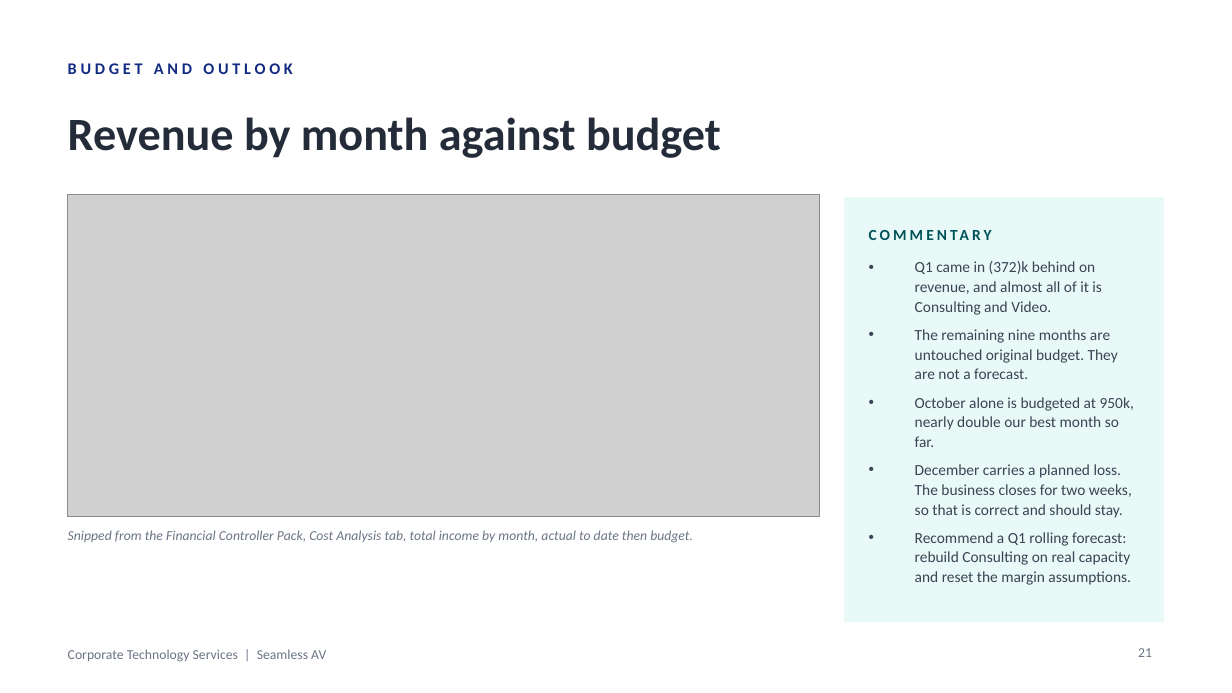
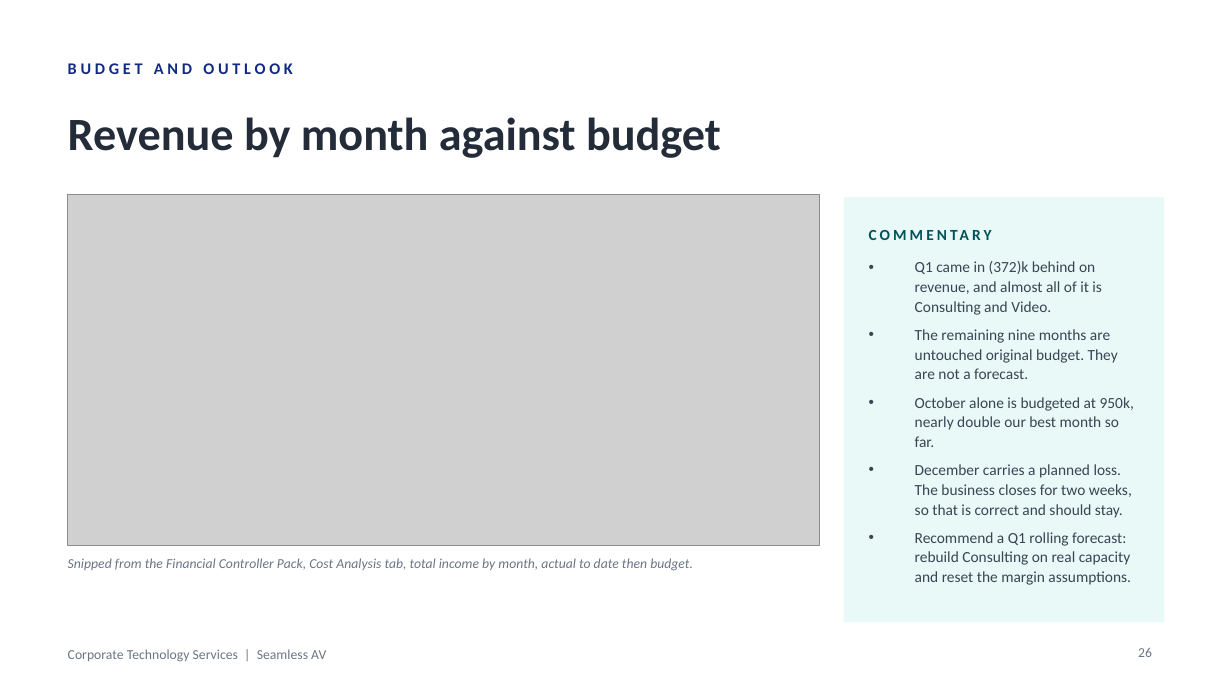
Before and after one commit to WesleyNelson-O33/Claude, a slide deck: slide 26 of deck/CTS Monthly Business Review - September 2026.pptx (slide 21 before the commit). Drawn at 1232x693 pixels with LibreOffice and Linux fonts; fonts in the diff are those of the drawing; grey boxes stand for pictures. Boxes give left, top, right and bottom in pixels: in the first picture for what was removed or moved away, otherwise in the second. Text is boxed around its words. In the diff, an @@ line names an element or a change of style, - is before the commit and + after.

```diff
--- a/deck/CTS Monthly Business Review - September 2026.pptx
+++ b/deck/CTS Monthly Business Review - September 2026.pptx
@@ picture: place and size @@
-picture at (68,195,819,516)
+picture at (68,195,819,546)
@@ text "Snipped from the Financial Controller ...": place and size @@
-text "Snipped from the Financial Controller ..." at (68,530,693,543)
+text "Snipped from the Financial Controller ..." at (68,558,693,571)
@@ page number at (1138,648,1152,657): text changed @@
-21
+26
```
Also in this commit, not shown: 5 slides added, 25 other files.
